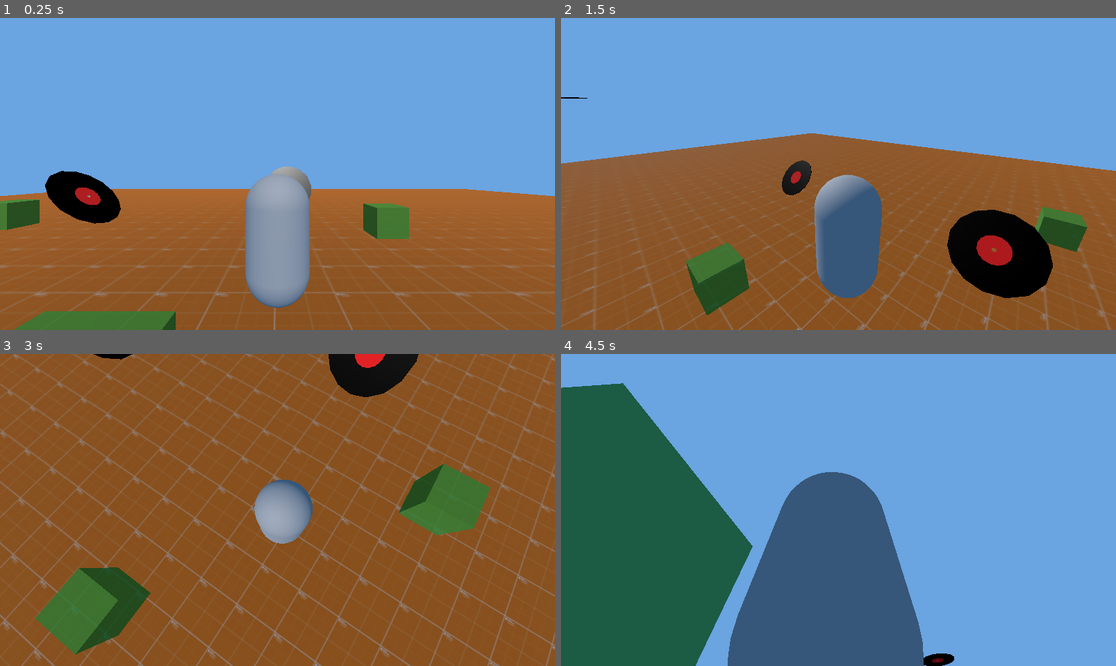
Above: before the commit, frames 1-4 (two rows, left to right).
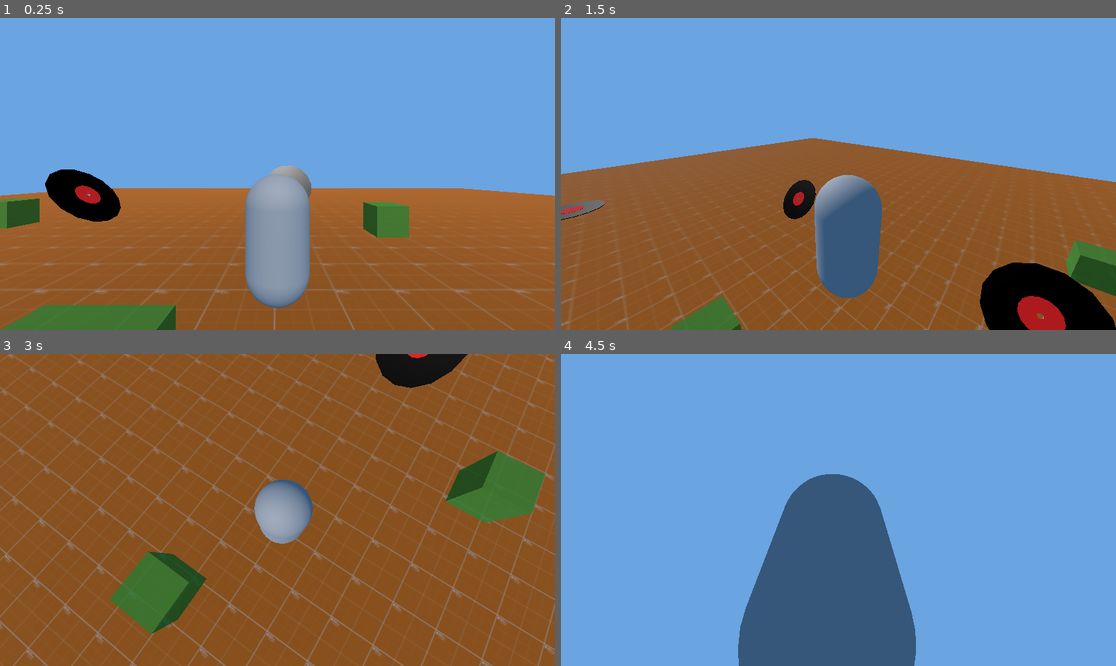
Above: after the commit, the same moments.

Repository: lewisjga/godot-learn
Game: Godot game, scene res://main.tscn
The game is run twice, just before and just after one commit, with the same random seed, the same clock (stepped at 60 frames per second) and the same inputs.
Inputs (mouse positions are in pixels of both pictures, inside the frame that each line leads up to):
- Up to frame 1 (0.25 s): no input
- Up to frame 2 (1.5 s): move the mouse to (960, 158) at 0.52 s; hold D (move_right) 0.53-1.28 s; tap Space (jump) at 0.77 s; move the mouse to (727, 189) at 1.27 s; hold S (move_backward) from 1.28 s (still down)
- Up to frame 3 (3 s): tap Space (jump) at 1.52 s; move the mouse to (333, 441) at 2.02 s; release S (move_backward) at 2.03 s; hold D (move_right) 2.03-2.78 s; tap Enter at 2.75 s; move the mouse to (249, 572) at 2.77 s; hold W (move_forward) from 2.78 s (still down)
- Up to frame 4 (4.5 s): tap Space (jump) at 3.02, 3.77 s; move the mouse to (1005, 556) at 3.52 s; release W (move_forward) at 3.53 s; hold A (move_left) from 3.53 s (still down); move the mouse to (672, 463) at 4.27 s

The runs differ from the first frame. In frame 1, 3.3% of the frame differs, in the area x 0-100%, y 47-100%; in frame 2, 16%; in frame 3, 23%; in frame 4, 24%, in the area x 0-71%, y 9-100%.

Commit message:
Did dumb stuff for claude

Diff:
--- a/main.gd
+++ b/main.gd
@@ -6,8 +6,12 @@
 func _spawn_records(coords: Vector3):
 	var record = RECORD_SCENE.instantiate()
 	record.position = coords
+	record.picked_up.connect(_on_pickedup)
 	add_child(record)
 
 func _ready() -> void:
-	_spawn_records(Vector3(15, 0, 20))
-	_spawn_records(Vector3(1, 5, 12))
+	_spawn_records(Vector3(15, 1, 20))
+	_spawn_records(Vector3(1, 1, 12))
+
+func _on_pickedup():
+	print("Mad respect, yo")
--- a/player.gd
+++ b/player.gd
@@ -12,12 +12,12 @@
 @export var coyote_time = 0.2
 @export var jump_buffer_time = 0.4
 @export var jump_cut_factor = 0.8
-@export var invuln_timer = 0.0
-@export var rep = 0
 
 var gravity = ProjectSettings.get_setting("physics/3d/default_gravity")
 var coyote_timer = 0.0
 var jump_buffer_timer = 0.0
+var invuln_timer = 0.0
+var rep = 0
 
 
 func _physics_process(delta: float):
@@ -55,7 +55,9 @@
 
 
 func get_move_input(delta: float):
+	var vy = velocity.y
 	var input = Input.get_vector("move_left", "move_right", "move_forward", "move_backward")
 	var dir = Vector3(input.x, 0, input.y).rotated(Vector3.UP, _camera_pivot.rotation.y)
 	var friction = acceleration if dir.length() > 0.1 else 10.0
 	velocity = lerp(velocity, dir * speed, friction * delta)
+	velocity.y = vy
--- a/record.gd
+++ b/record.gd
@@ -1,6 +1,9 @@
 extends Area3D
 
 @export var value = 25
+
+signal picked_up
+
 
 func _ready():
 	body_entered.connect(_on_pickup)
@@ -10,5 +13,5 @@
 		return
 	else:
 		body.rep += value
-		print("Mad respect, yo")
+		picked_up.emit()
 		queue_free()
